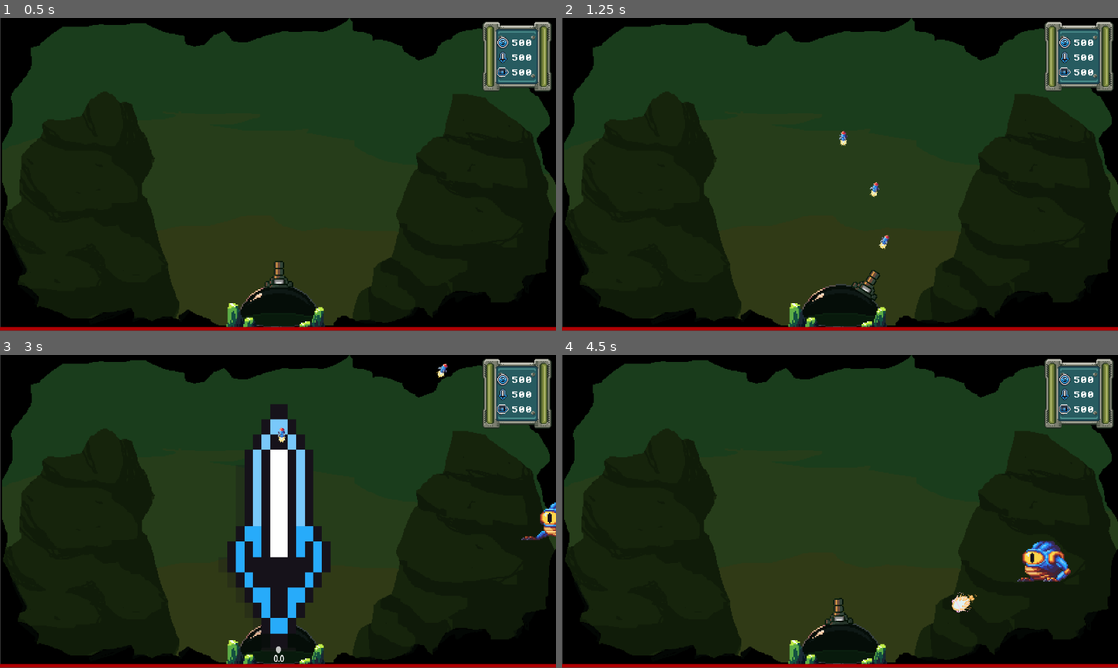
Above: before the commit, frames 1-4 (two rows, left to right).
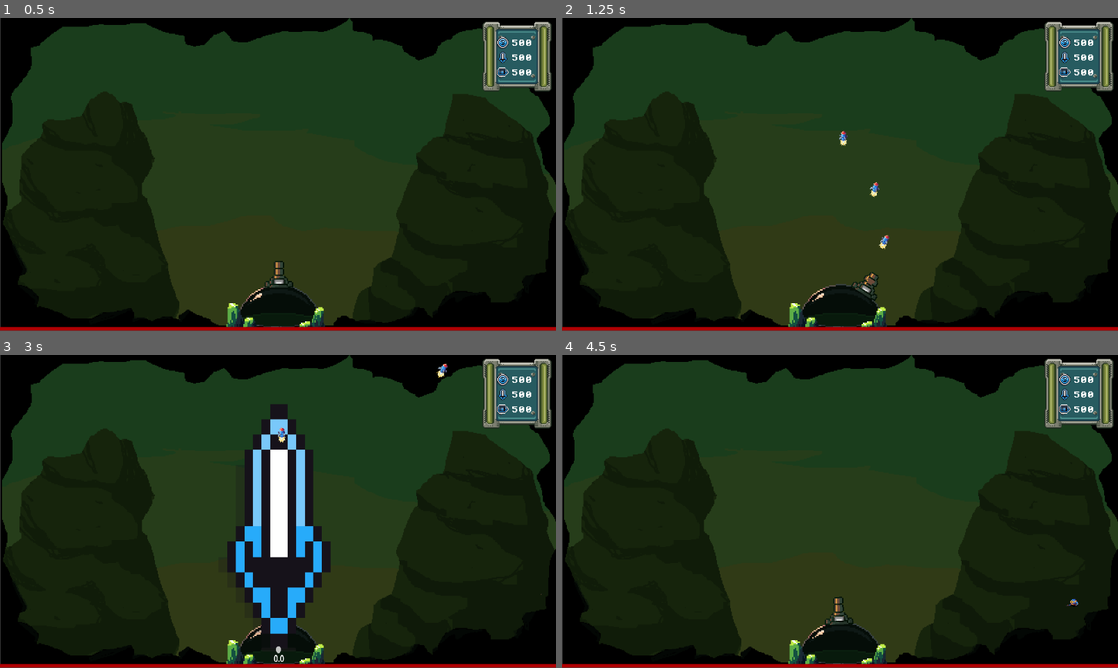
Above: after the commit, the same moments.

Repository: antoinenisoli/DomeSword_GWJ_2025
Game: Godot game, scene res://scenes/levels/game.tscn
Same seed, same stepped clock (60 frames per second), same inputs: the game is played once before the commit and once after it.
Inputs (mouse positions are in pixels of both pictures, inside the frame that each line leads up to):
- Up to frame 1 (0.5 s): no input
- Up to frame 2 (1.25 s): tap Enter at 0.5 s; move the mouse to (962, 158) at 0.52 s; press the mouse at (962, 158) at 0.53 s; hold Right (move_right) from 0.53 s (still down)
- Up to frame 3 (3 s): move the mouse to (166, 527) at 1.27 s; release Right (move_right) at 1.28 s; release the mouse at (166, 527) at 1.28 s; hold Left (move_left) 1.28-2.03 s; click (166, 527) at 1.35 s; move the mouse to (333, 442) at 2.02 s; press the mouse at (333, 442) at 2.03 s; hold Right (move_right) from 2.03 s (still down); tap E (switch_weapon) at 2.1 s; move the mouse to (250, 574) at 2.77 s; release the mouse at (250, 574) at 2.78 s; click (250, 574) at 2.85 s
- Up to frame 4 (4.5 s): move the mouse to (1006, 558) at 3.52 s; release Right (move_right) at 3.53 s; press the mouse at (1006, 558) at 3.53 s; hold Left (move_left) from 3.53 s (still down); move the mouse to (673, 464) at 4.27 s; release the mouse at (673, 464) at 4.28 s; tap E (switch_weapon) at 4.35 s

Frame 1 is identical in both runs. In frame 2, less than 0.1% of the frame differs, in the area x 54-58%, y 80-86%; in frame 3, 0.3%; in frame 4, 1.1%, in the area x 48-93%, y 59-83%.

Commit message:
grow enemy with time

Diff:
--- a/scenes/entities/enemy.tscn
+++ b/scenes/entities/enemy.tscn
@@ -18,66 +18,6 @@
 [sub_resource type="AtlasTexture" id="AtlasTexture_5uy6h"]
 atlas = ExtResource("3_4ra3w")
 region = Rect2(0, 34, 72, 34)
-
-[sub_resource type="AtlasTexture" id="AtlasTexture_c4w8v"]
-atlas = ExtResource("3_4ra3w")
-region = Rect2(72, 34, 72, 34)
-
-[sub_resource type="AtlasTexture" id="AtlasTexture_xwavj"]
-atlas = ExtResource("3_4ra3w")
-region = Rect2(144, 34, 72, 34)
-
-[sub_resource type="AtlasTexture" id="AtlasTexture_nenq2"]
-atlas = ExtResource("3_4ra3w")
-region = Rect2(216, 34, 72, 34)
-
-[sub_resource type="AtlasTexture" id="AtlasTexture_md484"]
-atlas = ExtResource("3_4ra3w")
-region = Rect2(288, 34, 72, 34)
-
-[sub_resource type="AtlasTexture" id="AtlasTexture_ipns3"]
-atlas = ExtResource("3_4ra3w")
-region = Rect2(360, 34, 72, 34)
-
-[sub_resource type="AtlasTexture" id="AtlasTexture_8qclf"]
-atlas = ExtResource("3_4ra3w")
-region = Rect2(432, 34, 72, 34)
-
-[sub_resource type="AtlasTexture" id="AtlasTexture_w8i8w"]
-atlas = ExtResource("3_4ra3w")
-region = Rect2(504, 34, 72, 34)
-
-[sub_resource type="AtlasTexture" id="AtlasTexture_otmr2"]
-atlas = ExtResource("3_4ra3w")
-region = Rect2(576, 34, 72, 34)
-
-[sub_resource type="AtlasTexture" id="AtlasTexture_wtq4b"]
-atlas = ExtResource("3_4ra3w")
-region = Rect2(648, 34, 72, 34)
-
-[sub_resource type="AtlasTexture" id="AtlasTexture_j0cyh"]
-atlas = ExtResource("3_4ra3w")
-region = Rect2(720, 34, 72, 34)
-
-[sub_resource type="AtlasTexture" id="AtlasTexture_g0wcc"]
-atlas = ExtResource("3_4ra3w")
-region = Rect2(792, 34, 72, 34)
-
-[sub_resource type="AtlasTexture" id="AtlasTexture_s1ycm"]
-atlas = ExtResource("3_4ra3w")
-region = Rect2(864, 34, 72, 34)
-
-[sub_resource type="AtlasTexture" id="AtlasTexture_shcg2"]
-atlas = ExtResource("3_4ra3w")
-region = Rect2(936, 34, 72, 34)
-
-[sub_resource type="AtlasTexture" id="AtlasTexture_ile5s"]
-atlas = ExtResource("3_4ra3w")
-region = Rect2(1008, 34, 72, 34)
-
-[sub_resource type="AtlasTexture" id="AtlasTexture_1x4g4"]
-atlas = ExtResource("3_4ra3w")
-region = Rect2(1080, 34, 72, 34)
 
 [sub_resource type="AtlasTexture" id="AtlasTexture_4ra3w"]
 atlas = ExtResource("3_4ra3w")
@@ -116,51 +56,6 @@
 "frames": [{
 "duration": 1.0,
 "texture": SubResource("AtlasTexture_5uy6h")
-}, {
-"duration": 1.0,
-"texture": SubResource("AtlasTexture_c4w8v")
-}, {
-"duration": 1.0,
-"texture": SubResource("AtlasTexture_xwavj")
-}, {
-"duration": 1.0,
-"texture": SubResource("AtlasTexture_nenq2")
-}, {
-"duration": 1.0,
-"texture": SubResource("AtlasTexture_md484")
-}, {
-"duration": 1.0,
-"texture": SubResource("AtlasTexture_ipns3")
-}, {
-"duration": 1.0,
-"texture": SubResource("AtlasTexture_8qclf")
-}, {
-"duration": 1.0,
-"texture": SubResource("AtlasTexture_w8i8w")
-}, {
-"duration": 1.0,
-"texture": SubResource("AtlasTexture_otmr2")
-}, {
-"duration": 1.0,
-"texture": SubResource("AtlasTexture_wtq4b")
-}, {
-"duration": 1.0,
-"texture": SubResource("AtlasTexture_j0cyh")
-}, {
-"duration": 1.0,
-"texture": SubResource("AtlasTexture_g0wcc")
-}, {
-"duration": 1.0,
-"texture": SubResource("AtlasTexture_s1ycm")
-}, {
-"duration": 1.0,
-"texture": SubResource("AtlasTexture_shcg2")
-}, {
-"duration": 1.0,
-"texture": SubResource("AtlasTexture_ile5s")
-}, {
-"duration": 1.0,
-"texture": SubResource("AtlasTexture_1x4g4")
 }],
 "loop": true,
 "name": &"idle",
@@ -196,25 +91,24 @@
 "speed": 15.0
 }]
 
-[node name="Frog" type="RigidBody2D" node_paths=PackedStringArray("enemy") groups=["Enemies"]]
+[node name="Frog" type="RigidBody2D" node_paths=PackedStringArray("enemy", "push_cooldown") groups=["Enemies"]]
 gravity_scale = 0.0
 lock_rotation = true
 script = ExtResource("1_jr1g6")
 enemy = NodePath("Frog_Entity")
-speed = 150.0
-max_speed = 100.0
-min_distance = 350.0
+speed = 40.0
+min_distance = 200.0
+push_cooldown = NodePath("pushedCooldown")
 
-[node name="Frog_Entity" type="Node2D" parent="." node_paths=PackedStringArray("_shooting", "push_cooldown", "sprite") groups=["Enemies"]]
+[node name="Frog_Entity" type="Node2D" parent="." node_paths=PackedStringArray("_shooting", "sprite") groups=["Enemies"]]
 script = ExtResource("1_md0e3")
 _shooting = NodePath("../shoot")
-push_cooldown = NodePath("../pushedCooldown")
+grow_duration = 5.0
 _health = SubResource("Resource_jr1g6")
 sprite = NodePath("../CollisionShape2D/AnimatedSprite2D")
 hitColor = Color(4.6165767, 0, 0, 1)
 
 [node name="CollisionShape2D" type="CollisionShape2D" parent="."]
-scale = Vector2(2, 2)
 shape = SubResource("CircleShape2D_4ra3w")
 
 [node name="AnimatedSprite2D" type="AnimatedSprite2D" parent="CollisionShape2D"]
@@ -222,6 +116,17 @@
 animation = &"idle"
 autoplay = "idle"
 frame_progress = 0.13401365
+
+[node name="shadow" type="AnimatedSprite2D" parent="CollisionShape2D"]
+modulate = Color(0, 0, 0, 1)
+z_index = -1
+position = Vector2(-1, 18)
+scale = Vector2(1, 0.20588236)
+sprite_frames = SubResource("SpriteFrames_md0e3")
+animation = &"idle"
+autoplay = "idle"
+frame_progress = 0.13401365
+flip_v = true
 
 [node name="shoot" parent="." instance=ExtResource("5_c4w8v")]
 position = Vector2(8.5, -1)
--- a/scenes/levels/game.tscn
+++ b/scenes/levels/game.tscn
@@ -152,10 +152,10 @@
 [node name="Spawners" type="Node2D" parent="."]
 
 [node name="EnemySpawner1" parent="Spawners" instance=ExtResource("6_p57ef")]
-position = Vector2(455, -218)
+position = Vector2(425, -101)
 
 [node name="EnemySpawner2" parent="Spawners" instance=ExtResource("6_p57ef")]
-position = Vector2(-461, -218)
+position = Vector2(-423, -162)
 
 [node name="BG" type="Sprite2D" parent="."]
 z_index = -4096
--- a/scenes/levels/sword_proto.tscn
+++ b/scenes/levels/sword_proto.tscn
@@ -31,9 +31,8 @@
 force_curve = SubResource("Curve_y0mr8")
 
 [node name="Frog" parent="." node_paths=PackedStringArray("target") instance=ExtResource("2_38len")]
-position = Vector2(-422, -373)
+position = Vector2(510, -532)
 target = NodePath("../sword")
-min_distance = 200.0
 
 [node name="Frog_Entity" parent="Frog" index="0" node_paths=PackedStringArray("target")]
 target = NodePath("../../sword")
--- a/scripts/Entities/Enemies/enemy.gd
+++ b/scripts/Entities/Enemies/enemy.gd
@@ -4,13 +4,17 @@
 @onready var follow = get_parent() as Follow
 
 @export var _shooting: Shooting
-@export var speed: float = 100
-@export var max_speed: float = 1000
+@export var grow_duration: float = 1.2
 @export var target: Node2D
-@export var push_cooldown: Timer
 
 func _ready():
+    sprite.get_parent().scale = Vector2.ZERO
     super ()
+    find_target()
+    await get_tree().process_frame # wait for the position to be set
+    grow_effect()
+
+func find_target() -> void:
     var group = get_tree().get_nodes_in_group("Player")
     if !group.is_empty():
         target = get_tree().get_nodes_in_group("Player")[0]
@@ -28,12 +32,18 @@
     _shooting.look_at(target.position)
     _shooting.shoot()
 
+func grow_effect() -> void:
+    var x: float = -1 if target.position.x < global_position.x else 1
+    var newScale = Vector2(x, 1)
+    var tween := create_tween()
+    tween.tween_property(sprite.get_parent(), "scale", newScale, grow_duration)
+    tween.play()
+
 func _process(_delta):
     if !target:
         reset()
         return
 
-    sprite.flip_h = target.position.x < global_position.x
     if follow.enemy_state == Enums.ENEMY_STATE.MOVING:
         sprite.play("move")
     else:
--- a/scripts/Entities/Player/turret_controller.gd
+++ b/scripts/Entities/Player/turret_controller.gd
@@ -2,8 +2,17 @@
 class_name Turret
 
 @export var _shooting: Shooting
+@export var sprite: AnimatedSprite2D
 @export var rotate_speed: float = 0.8
 @export var rot_limit: float = 70
+
+func _ready():
+    super ()
+    _shooting.on_bullet_shot.connect(
+    func shoot_anim(_bullet):
+        if !sprite.is_playing():
+            sprite.play("shoot")
+    )
 
 func look_mouse(_delta: float) -> void:
     var mousePos = get_global_mouse_position()
--- a/scripts/Entities/follow.gd
+++ b/scripts/Entities/follow.gd
@@ -5,6 +5,7 @@
 @export var target: Node2D
 @export var speed: float = 100
 @export var min_distance: float = 300
+@export var push_cooldown: Timer
 var enemy_state: Enums.ENEMY_STATE
 
 func direction() -> Vector2:
@@ -32,7 +33,11 @@
         stop()
 
 func push_back(force: float) -> void:
+    if !push_cooldown.is_stopped():
+        return
+
     #print("push back")
+    push_cooldown.start()
     linear_velocity = Vector2.ZERO
     apply_impulse(-direction() * force)
 
--- a/scripts/shooting.gd
+++ b/scripts/shooting.gd
@@ -1,5 +1,7 @@
 extends Node2D
 class_name Shooting
+
+signal on_bullet_shot
 
 @export var _team: Enums.TEAM
 @export var bullet: PackedScene
@@ -18,6 +20,7 @@
 		get_tree().current_scene.add_child(newB)
 		newB.position = shootPos.global_position
 		newB.rotation = shootPos.global_rotation
+		on_bullet_shot.emit(newB)
 		reload_timer.start()
 
 func _ready() -> void:
Not shown: 1 places in scenes/entities/enemy.tscn that only renumber resources
